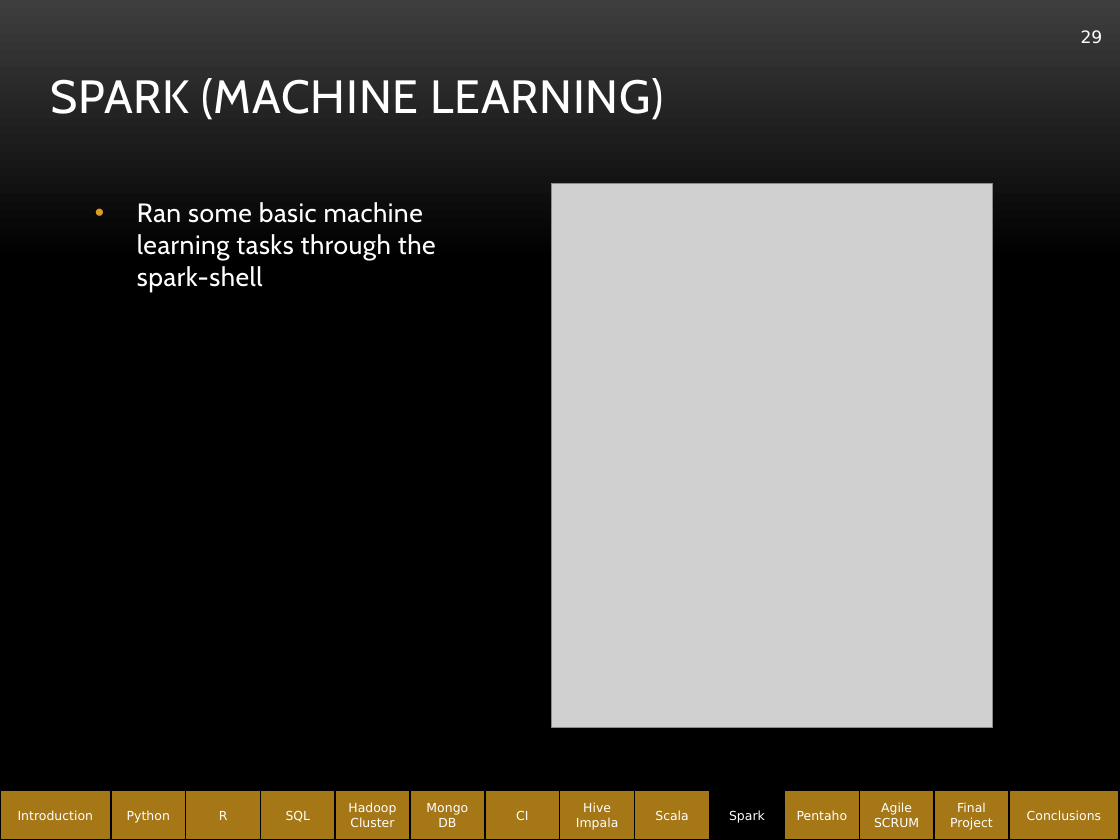
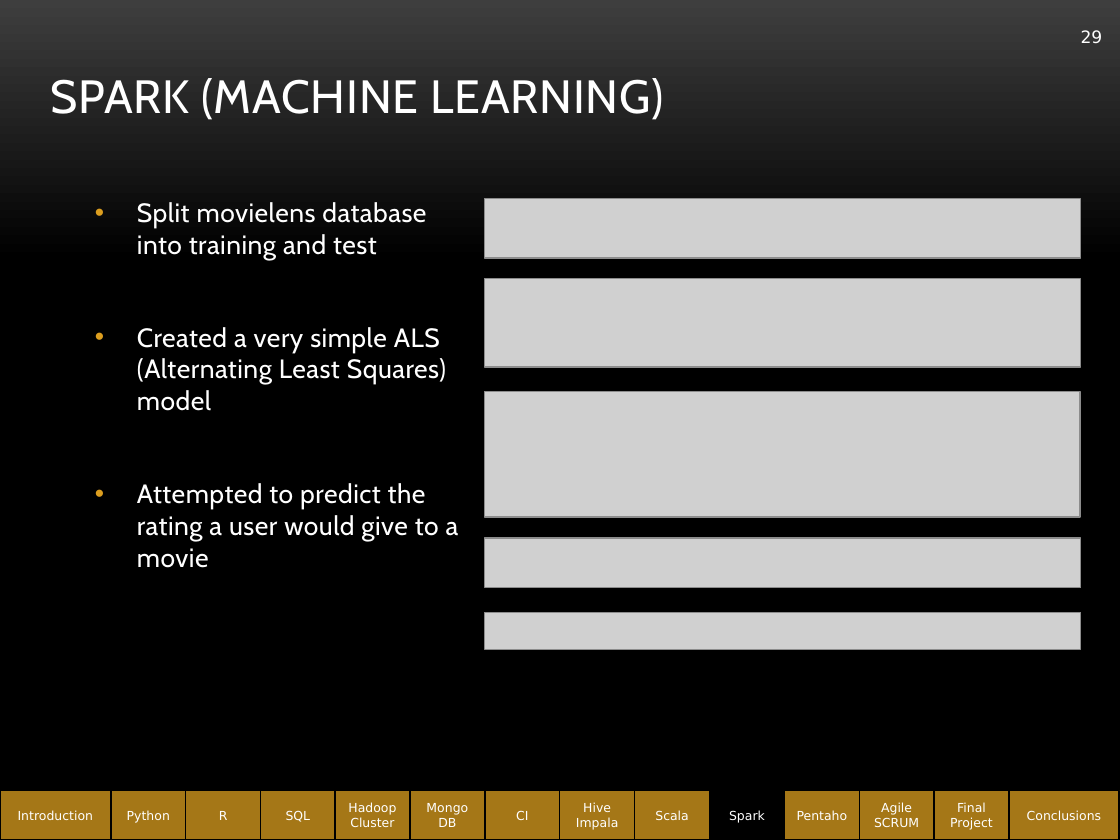
Before and after one commit to abe1ge/teletubbiesQAC, a slide deck: slide 29 of FinalPresentation.pptx. Drawn at 1120x840 pixels with LibreOffice and Linux fonts; fonts in the diff are those of the drawing; grey boxes stand for pictures; background and template pictures are left out. Boxes give left, top, right and bottom in pixels: in the first picture for what was removed or moved away, otherwise in the second. Text is boxed around its words. In the diff, an @@ line names an element or a change of style, - is before the commit and + after.

```diff
--- a/FinalPresentation.pptx
+++ b/FinalPresentation.pptx
@@ text at <box>137,202,459,568</box>: text changed @@
-• Ran some basic machine learning tasks through the spark-shell
+• Split movielens database into training and test
+• Created a very simple ALS (Alternating Least Squares) model
+• Attempted to predict the rating a user would give to a movie
@@ picture added at <box>485,198,1081,258</box> @@
@@ picture removed at <box>551,184,992,727</box> @@
@@ picture added at <box>485,279,1081,367</box> @@
@@ picture added at <box>485,392,1080,517</box> @@
@@ picture added at <box>485,538,1081,587</box> @@
@@ picture added at <box>485,613,1081,650</box> @@
```
Also in this commit, not shown: 16 other slides changed.
